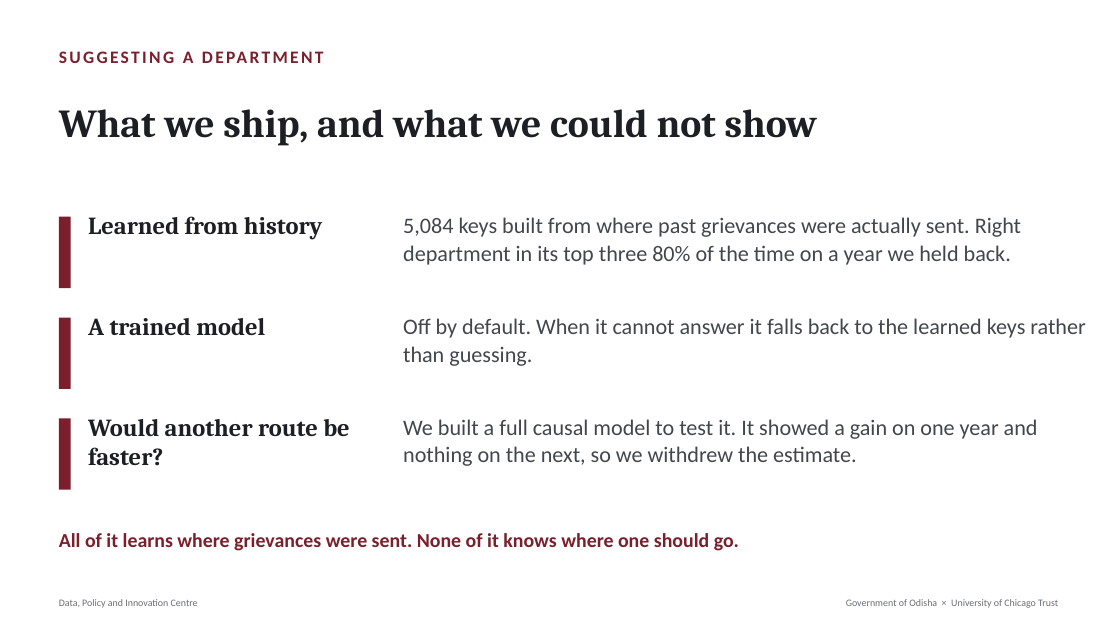
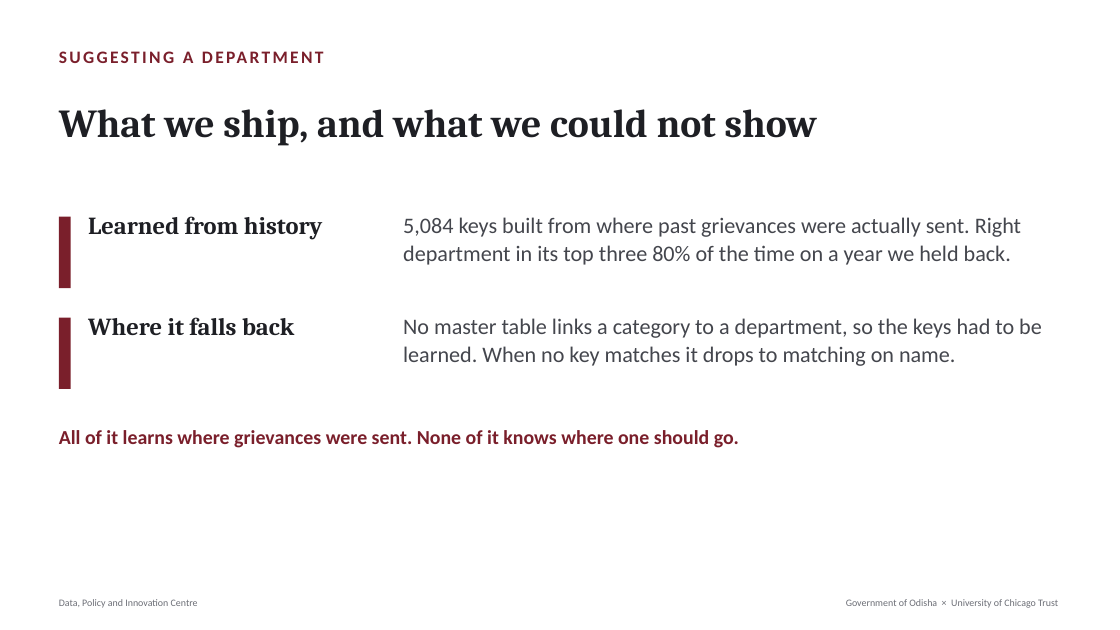
Before and after one commit to Data-Policy-and-Innovation-Centre/janasunani, a slide deck: slide 5 of docs/presentations/2026-08-24-timing-quality/Janasunani_2.0_Timing_and_Quality.pptx. Drawn at 1120x630 pixels with LibreOffice and Linux fonts; fonts in the diff are those of the drawing. Boxes give left, top, right and bottom in pixels: in the first picture for what was removed or moved away, otherwise in the second. Text is boxed around its words. In the diff, an @@ line names an element or a change of style, - is before the commit and + after.

```diff
--- a/docs/presentations/2026-08-24-timing-quality/Janasunani_2.0_Timing_and_Quality.pptx
+++ b/docs/presentations/2026-08-24-timing-quality/Janasunani_2.0_Timing_and_Quality.pptx
@@ text at (88,317,294,336): text changed @@
-A trained model
+Where it falls back
@@ text at (403,318,1042,366): text changed @@
-Off by default. When it cannot answer it falls back to the learned keys rather than guessing.
+No master table links a category to a department, so the keys had to be learned. When no key matches it drops to matching on name.
@@ rectangle removed at (59,418,71,490) @@
@@ text removed at (88,419,349,466) @@
-Would another route be faster?
@@ text removed at (403,419,1038,466) @@
-We built a full causal model to test it. It showed a gain on one year and nothing on the next, so we withdrew the estimate.
@@ text "All of it learns where ...": place and size @@
-text "All of it learns where ..." at (59,533,739,551)
+text "All of it learns where ..." at (59,430,739,448)
```
Also in this commit, not shown: 1 slide added, 3 other files.
